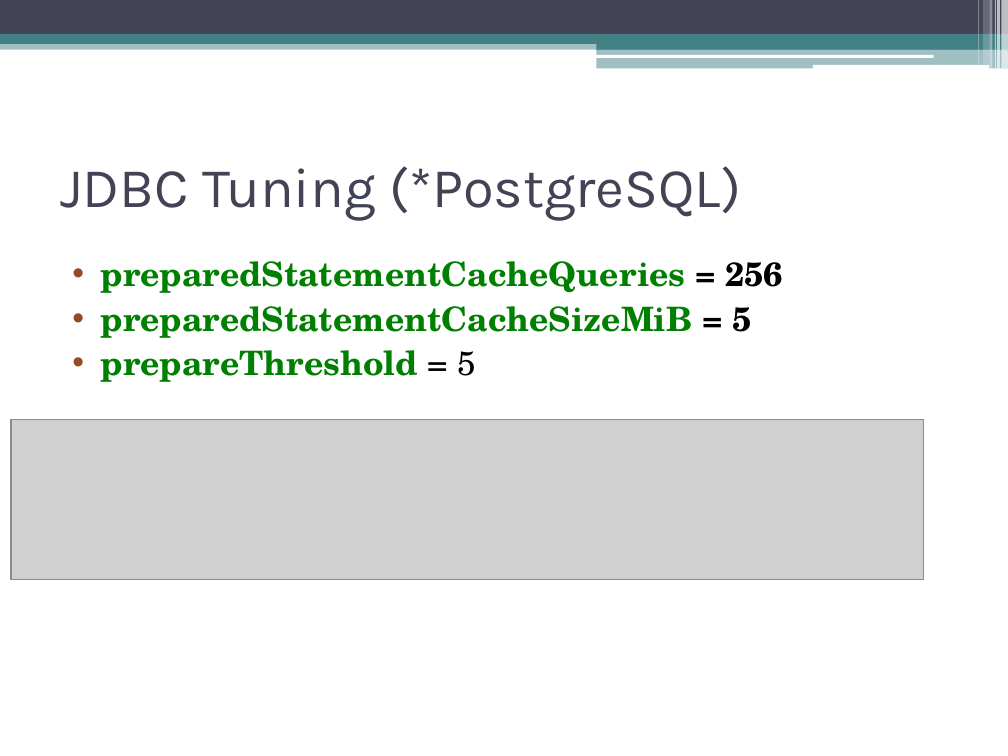
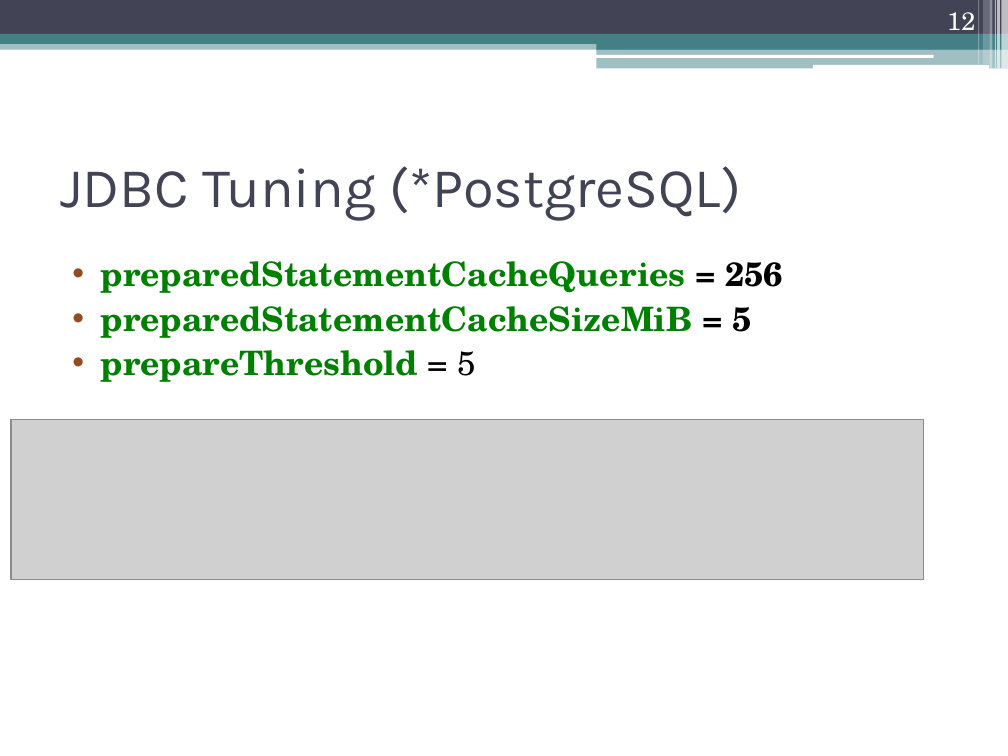
Before and after one commit to artem-emelin/hibernate-demo, a slide deck: slide 12 of stuff/Hibernate.pptx. Drawn at 1008x756 pixels with LibreOffice and Linux fonts; fonts in the diff are those of the drawing; grey boxes stand for pictures. Boxes give left, top, right and bottom in pixels: in the first picture for what was removed or moved away, otherwise in the second. Text is boxed around its words. In the diff, an @@ line names an element or a change of style, - is before the commit and + after.

```diff
--- a/stuff/Hibernate.pptx
+++ b/stuff/Hibernate.pptx
@@ page number added at bbox=[947, 12, 975, 38], 18 pt, text #FFFFFF @@
+12
```
Also in this commit, not shown: 11 other slides changed.
